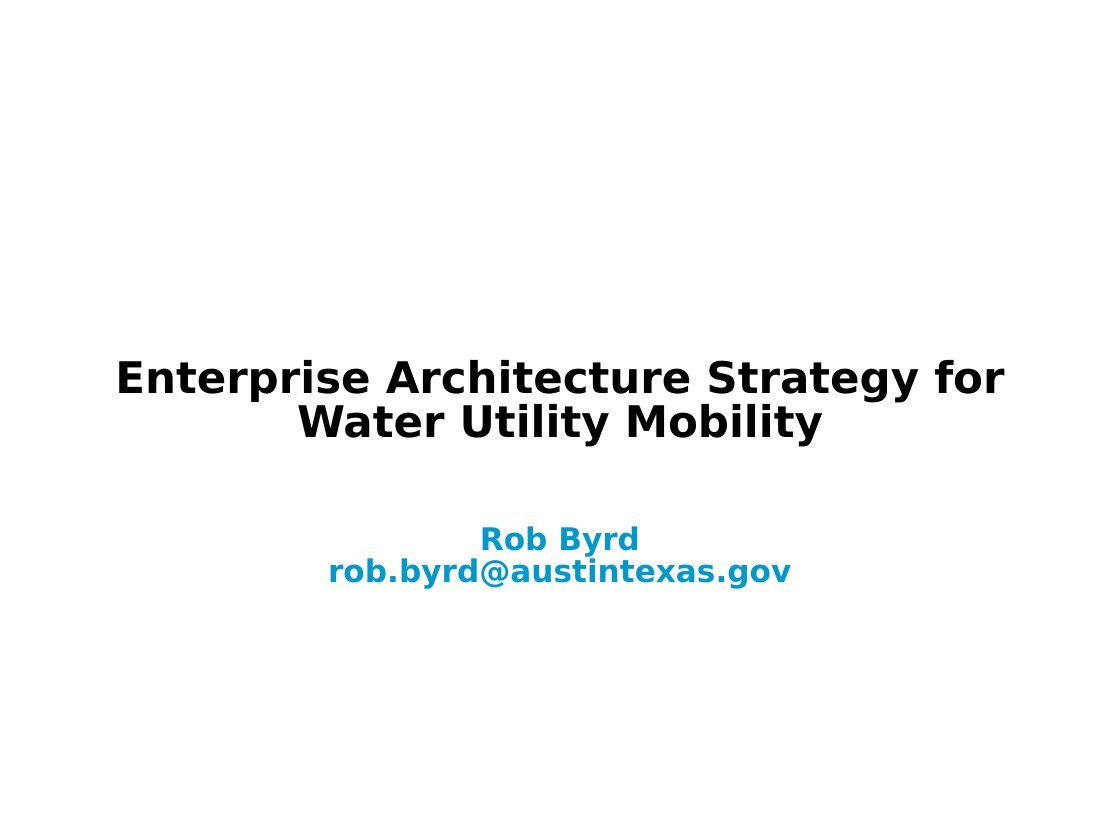
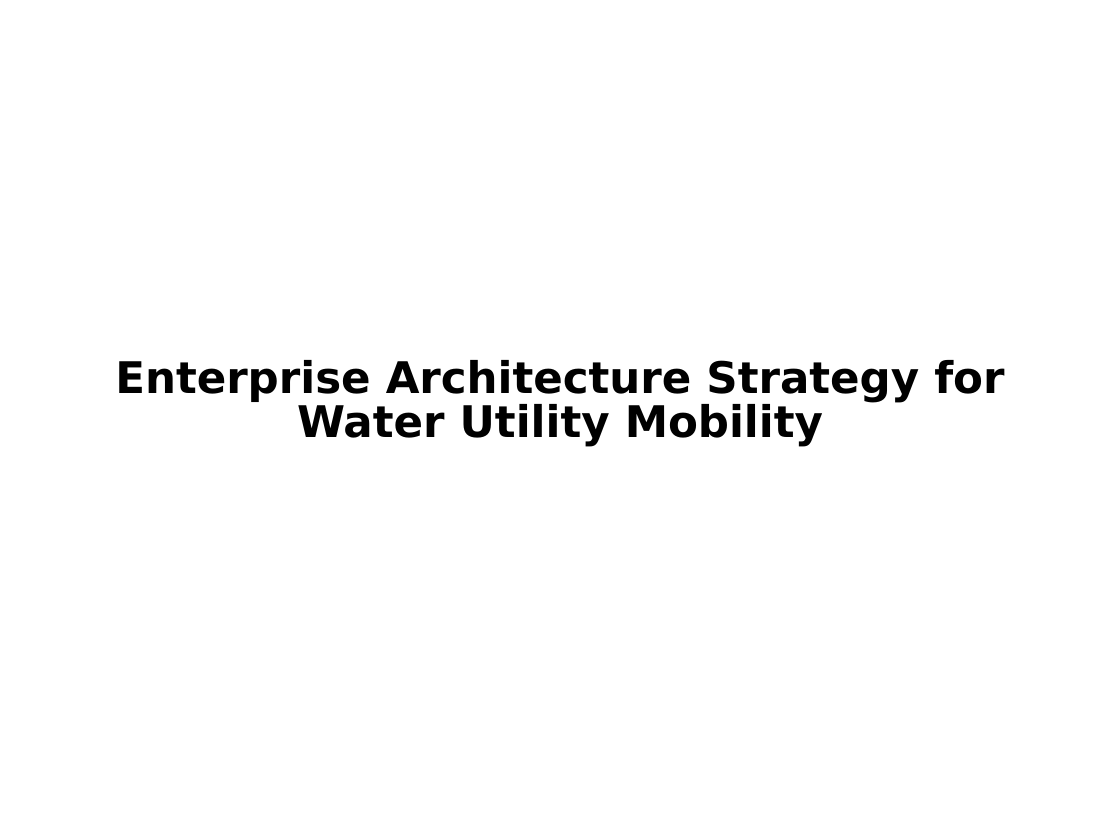
Before and after one commit to cityofaustin/austinea, a slide deck: slide 1 of arch/awu/AWUMobility.pptx. Drawn at 1120x840 pixels with LibreOffice and Linux fonts; fonts in the diff are those of the drawing; background and template pictures are left out. Boxes give left, top, right and bottom in pixels: in the first picture for what was removed or moved away, otherwise in the second. Text is boxed around its words. In the diff, an @@ line names an element or a change of style, - is before the commit and + after.

```diff
--- a/arch/awu/AWUMobility.pptx
+++ b/arch/awu/AWUMobility.pptx
@@ subtitle removed at [328, 526, 791, 588] @@
-Rob Byrd
-rob.byrd@austintexas.gov
```
Also in this commit, not shown: 5 other files.
